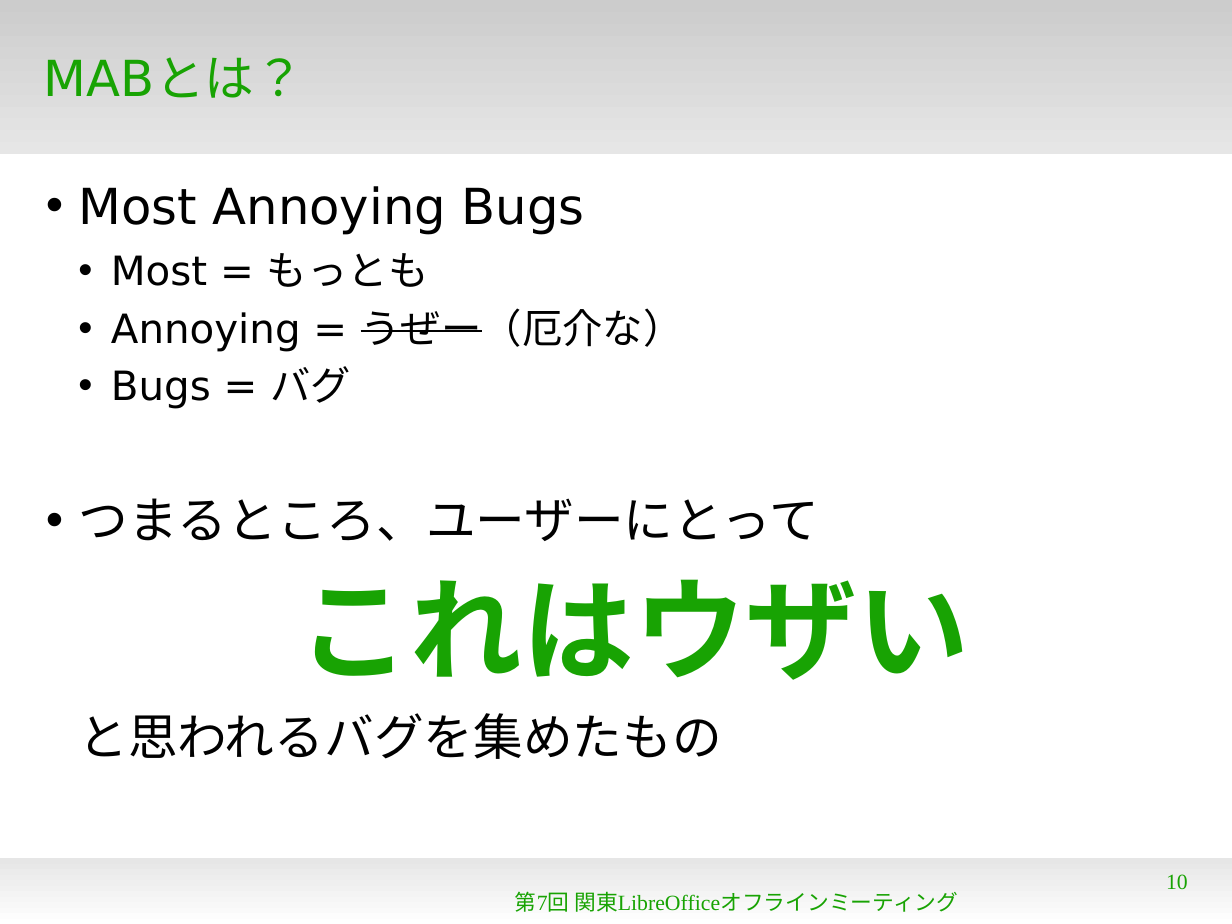
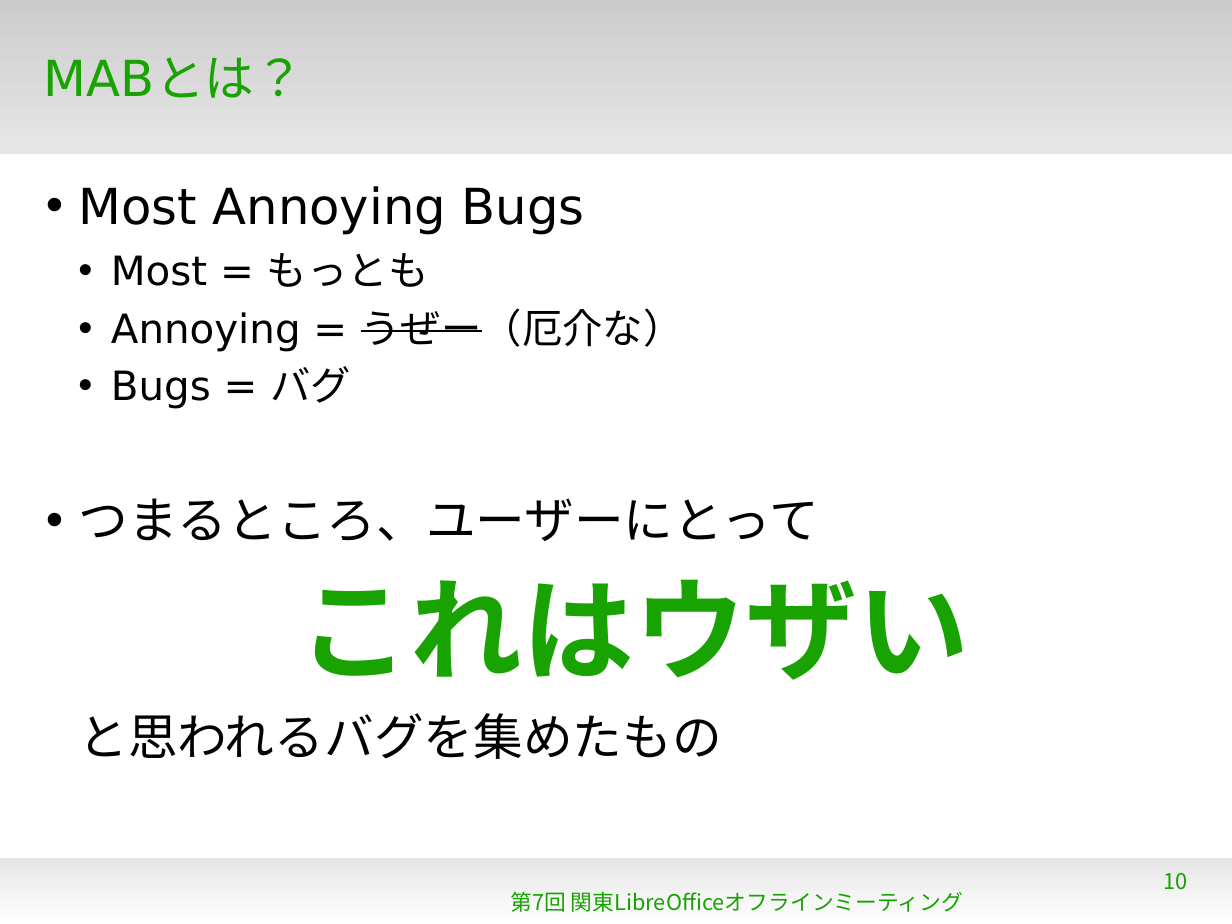
Before and after one commit to naruoga/KantoLibreOffice, a slide deck: slide 10 of Aug2013/MAB.odp. Drawn at 1232x924 pixels with LibreOffice and Linux fonts; fonts in the diff are those of the drawing; background and template pictures are left out. Boxes give left, top, right and bottom in pixels: in the first picture for what was removed or moved away, otherwise in the second. Text is boxed around its words. In the diff, an @@ line names an element or a change of style, - is before the commit and + after.

```diff
--- a/Aug2013/MAB.odp
+++ b/Aug2013/MAB.odp
@@ page number at box(1164, 873, 1188, 890): font Times New Roman to Noto Sans CJK JP @@
@@ text "第7回 関東LibreOfficeオフラインミーティング" at box(510, 891, 963, 912): font Times New Roman to Noto Sans CJK JP @@
```
Also in this commit, not shown: 22 other slides changed.
